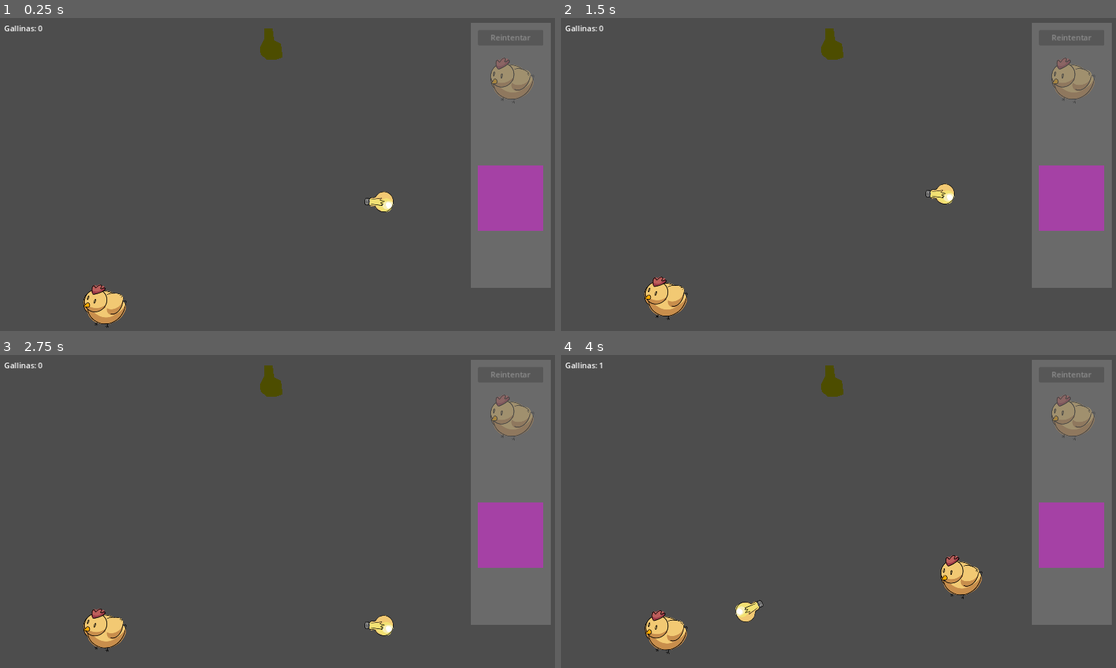
Above: before the commit, frames 1-4 (two rows, left to right).
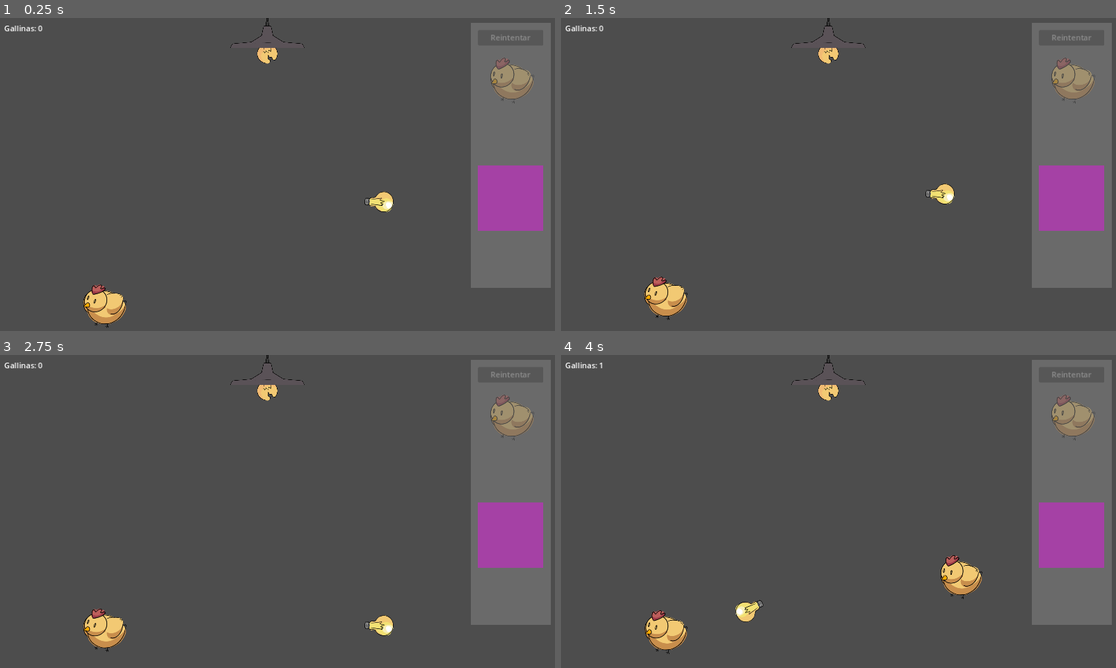
Above: after the commit, the same moments.

Repository: JuanFdS/ggj2024
Game: Godot game, scene res://Habitacion.tscn
The game is run twice, just before and just after one commit, with the same random seed, the same clock (stepped at 60 frames per second) and the same inputs.
Inputs (mouse positions are in pixels of both pictures, inside the frame that each line leads up to):
- Up to frame 1 (0.25 s): no input
- Up to frame 2 (1.5 s): click "Reintentar" at 0.5 s; click "Reintentar" at 1.25 s
- Up to frame 3 (2.75 s): click "Reintentar" at 2 s
- Up to frame 4 (4 s): tap Enter at 2.75 s; move the mouse to (960, 495) at 2.77 s; hold Up (ui_up) 2.78-3.53 s; click (960, 495) at 2.92 s; move the mouse to (727, 527) at 3.52 s; hold Down (ui_down) from 3.53 s (still down)

The runs differ from the first frame. In frame 1, 0.4% of the frame differs, in the area x 41-55%, y 0-15%; in frame 2, 0.4%; in frame 3, 0.4%; in frame 4, 0.4%.

Commit message:
Integrar gráficos de portalámpara con foco roto

Diff:
--- /dev/null
+++ b/Cosas/Lamparita/LamparitaRota.tscn
@@ -0,0 +1,28 @@
+[gd_scene load_steps=3 format=3 uid="uid://ddiobupwuxrqh"]
+
+[ext_resource type="Texture2D" uid="uid://bfcsxk1usm6jn" path="res://Assets/lamparita/Lampara rota.png" id="1_7a2v3"]
+
+[sub_resource type="CircleShape2D" id="CircleShape2D_66xfx"]
+radius = 30.0
+
+[node name="LamparitaRota" type="Node2D"]
+position = Vector2(555, 19)
+
+[node name="Polygon2D" type="Polygon2D" parent="."]
+visible = false
+position = Vector2(-572, -6)
+color = Color(0.305882, 0.301961, 0, 1)
+polygon = PackedVector2Array(566, 9, 566, 30, 557, 47, 558, 63, 571, 73, 588, 74, 603, 69, 602, 52, 600, 40, 586, 33, 583, 9)
+
+[node name="Area2D" type="Area2D" parent="."]
+position = Vector2(8, 34)
+collision_layer = 4
+collision_mask = 0
+
+[node name="CollisionShape2D" type="CollisionShape2D" parent="Area2D"]
+position = Vector2(-3, -4)
+shape = SubResource("CircleShape2D_66xfx")
+
+[node name="Sprite2D" type="Sprite2D" parent="."]
+scale = Vector2(0.23, 0.23)
+texture = ExtResource("1_7a2v3")
--- a/Habitacion.tscn
+++ b/Habitacion.tscn
@@ -1,6 +1,7 @@
 [gd_scene load_steps=18 format=3 uid="uid://cpccuxm74oow3"]
 
 [ext_resource type="Script" path="res://Habitacion.gd" id="1_i1ca1"]
+[ext_resource type="PackedScene" uid="uid://ddiobupwuxrqh" path="res://Cosas/Lamparita/LamparitaRota.tscn" id="2_im02a"]
 [ext_resource type="PackedScene" uid="uid://2petxoiduwhd" path="res://Cosas/Lamparita/LamparitaNueva.tscn" id="2_sn8kj"]
 [ext_resource type="PackedScene" uid="uid://cr7eculfvr0fs" path="res://Cosas/Gallina.tscn" id="3_2a7ha"]
 [ext_resource type="AudioStream" uid="uid://m00i60fa0h3b" path="res://Sounds/Spawn/spawn_1.wav" id="3_mpgl4"]
@@ -19,9 +20,6 @@
 normal = Vector2(0, 1)
 
 [sub_resource type="WorldBoundaryShape2D" id="WorldBoundaryShape2D_niugd"]
-
-[sub_resource type="CircleShape2D" id="CircleShape2D_66xfx"]
-radius = 30.0
 
 [sub_resource type="LabelSettings" id="LabelSettings_ppkp1"]
 font_size = 50
@@ -59,23 +57,8 @@
 position = Vector2(592, 647)
 shape = SubResource("WorldBoundaryShape2D_niugd")
 
-[node name="LamparitaRota" type="Node2D" parent="."]
+[node name="LamparitaRota" parent="." instance=ExtResource("2_im02a")]
 unique_name_in_owner = true
-position = Vector2(555, 19)
-
-[node name="Polygon2D" type="Polygon2D" parent="LamparitaRota"]
-position = Vector2(-572, -6)
-color = Color(0.305882, 0.301961, 0, 1)
-polygon = PackedVector2Array(566, 9, 566, 30, 557, 47, 558, 63, 571, 73, 588, 74, 603, 69, 602, 52, 600, 40, 586, 33, 583, 9)
-
-[node name="Area2D" type="Area2D" parent="LamparitaRota"]
-position = Vector2(8, 34)
-collision_layer = 4
-collision_mask = 0
-
-[node name="CollisionShape2D" type="CollisionShape2D" parent="LamparitaRota/Area2D"]
-position = Vector2(-3, -4)
-shape = SubResource("CircleShape2D_66xfx")
 
 [node name="LamparitaNueva" parent="." instance=ExtResource("2_sn8kj")]
 
Binary file added: Assets/lamparita/Lampara prendida ok.png
Not shown, added: Assets/lamparita/Lampara prendida ok.png.import
Binary file added: Assets/lamparita/Lampara rota.png
Not shown, added: Assets/lamparita/Lampara rota.png.import
